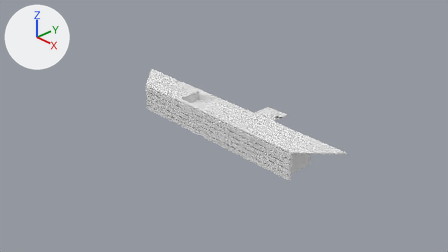
The Blender file models/bench2.blend as it was, and as the next commit left it.
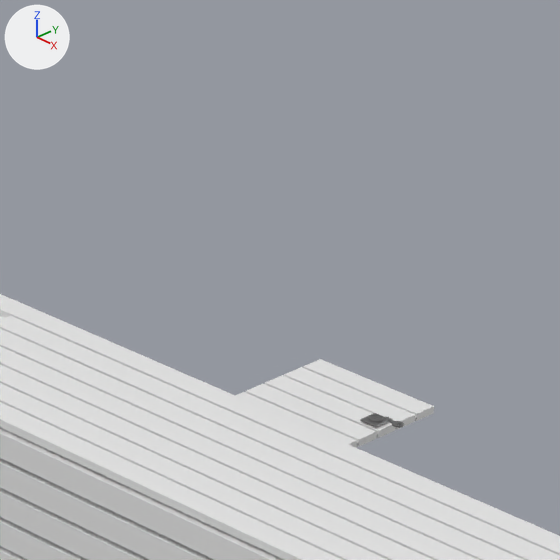
Each version is shown from the file's camera 'Camera', then close up on the part from 48% to 69% of the width and 18% to 56% of the height. Lighting does not change. The marker at upper left points along +X, +Y and +Z.
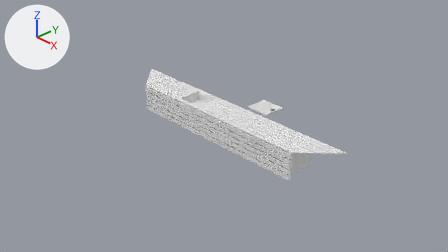
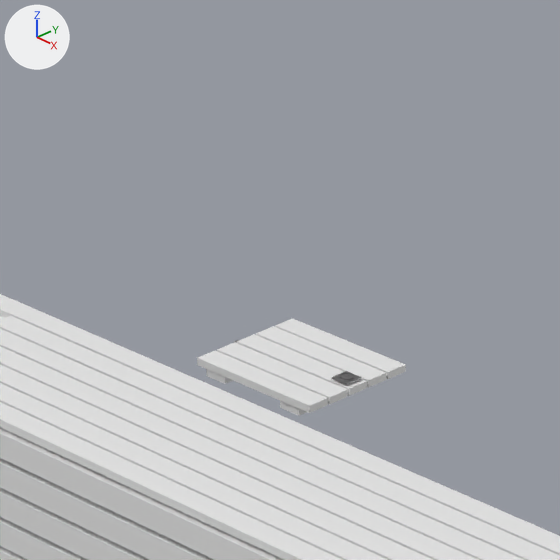
The newer file is also turned or shifted as a whole; pictures and numbers use the older file's frame.

What differs and where, as boxes [x1, y1, x2, y2] in the close-ups (560 x 560 px):
'Cube.001', moved: before [235, 359, 434, 448]; after [197, 318, 406, 416]

What changed in the scene script:
```text
Change ob_cube_001:
    ob_cube_001.location: (0.0, 0.958, -0.077) -> (-0.087, 0.914, 0.052)
```
